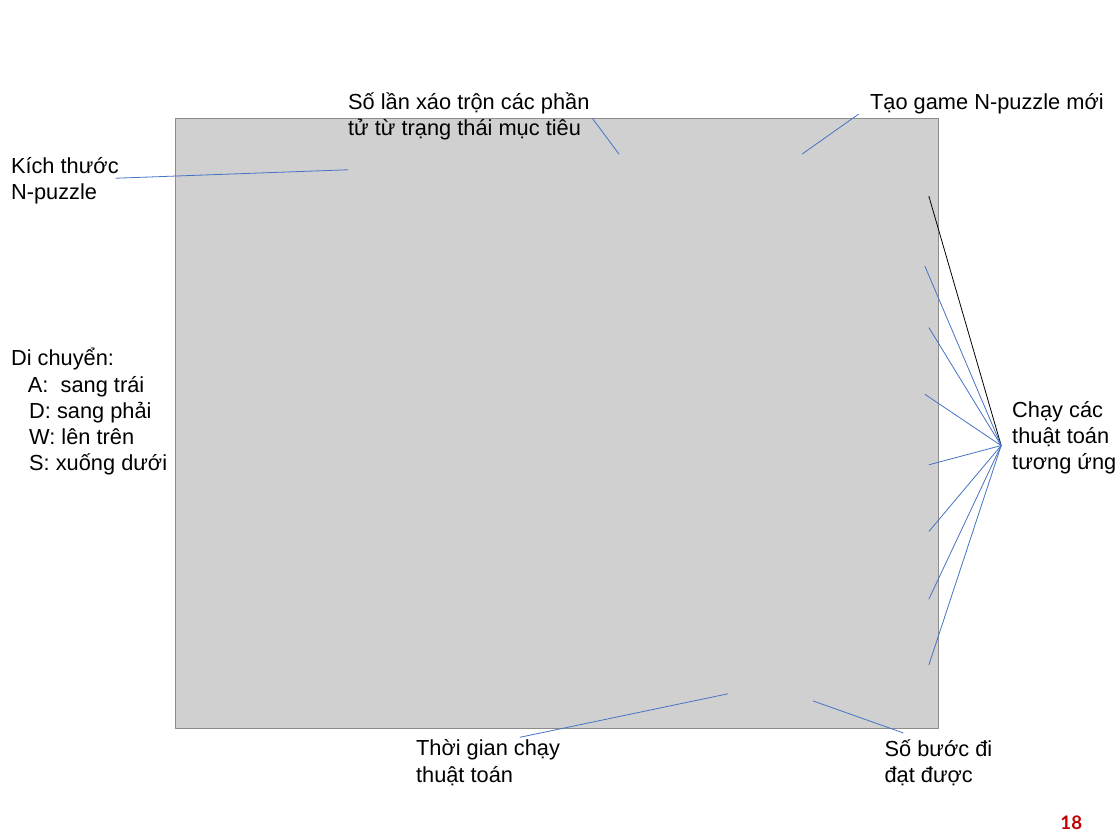
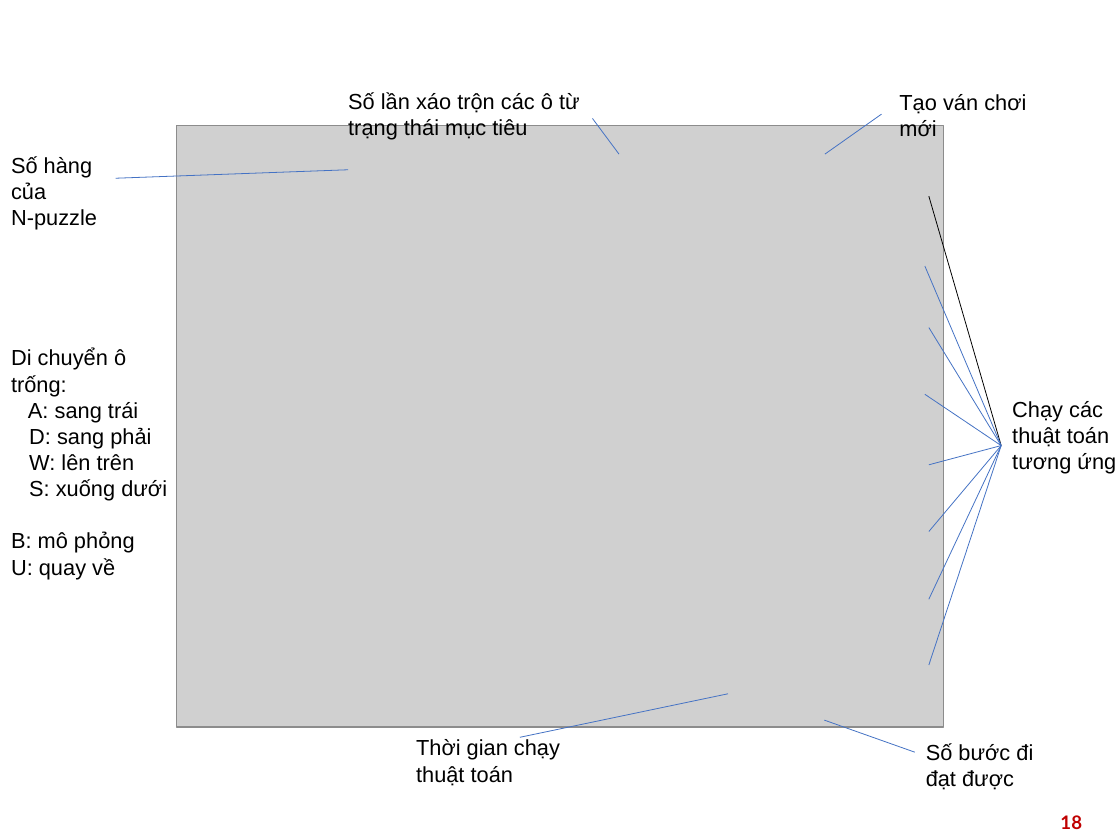
Before and after one commit to Tahuubinh/AI_HUST_Project, a slide deck: slide 18 of AI_Project_Nhom3.pptx. Drawn at 1120x840 pixels with LibreOffice and Linux fonts; fonts in the diff are those of the drawing; grey boxes stand for pictures; background and template pictures are left out. Boxes give left, top, right and bottom in pixels: in the first picture for what was removed or moved away, otherwise in the second. Text is boxed around its words. In the diff, an @@ line names an element or a change of style, - is before the commit and + after.

Commit message:
Slides

```diff
--- a/AI_Project_Nhom3.pptx
+++ b/AI_Project_Nhom3.pptx
@@ text at (x1=348, y1=92, x2=580, y2=140): text changed @@
-Số lần xáo trộn các phần tử từ trạng thái mục tiêu
+Số lần xáo trộn các ô từ trạng thái mục tiêu
@@ line moved from (802, 155) - (859, 114) to (825, 155) - (881, 114) @@
@@ text at (x1=899, y1=94, x2=1026, y2=137): text changed @@
-Tạo game N-puzzle mới
+Tạo ván chơi mới
@@ picture resized from (x1=176, y1=119, x2=939, y2=729) to (x1=176, y1=125, x2=943, y2=727) @@
@@ text at (x1=11, y1=156, x2=97, y2=230): text changed @@
-Kích thước N-puzzle
+Số hàng của
+N-puzzle
@@ text at (x1=11, y1=348, x2=126, y2=396): text changed @@
-Di chuyển:
+Di chuyển ô trống:
@@ text at (x1=11, y1=531, x2=135, y2=579): paragraphs added @@
+B: mô phỏng
+U: quay về
@@ line moved from (813, 701) - (904, 732) to (824, 720) - (915, 753) @@
@@ text "Số bước đi đạt được" moved from (x1=885, y1=739, x2=992, y2=786) to (x1=926, y1=743, x2=1033, y2=790) @@
```
Also in this commit, not shown: 2 other slides changed, 13 slides added.
